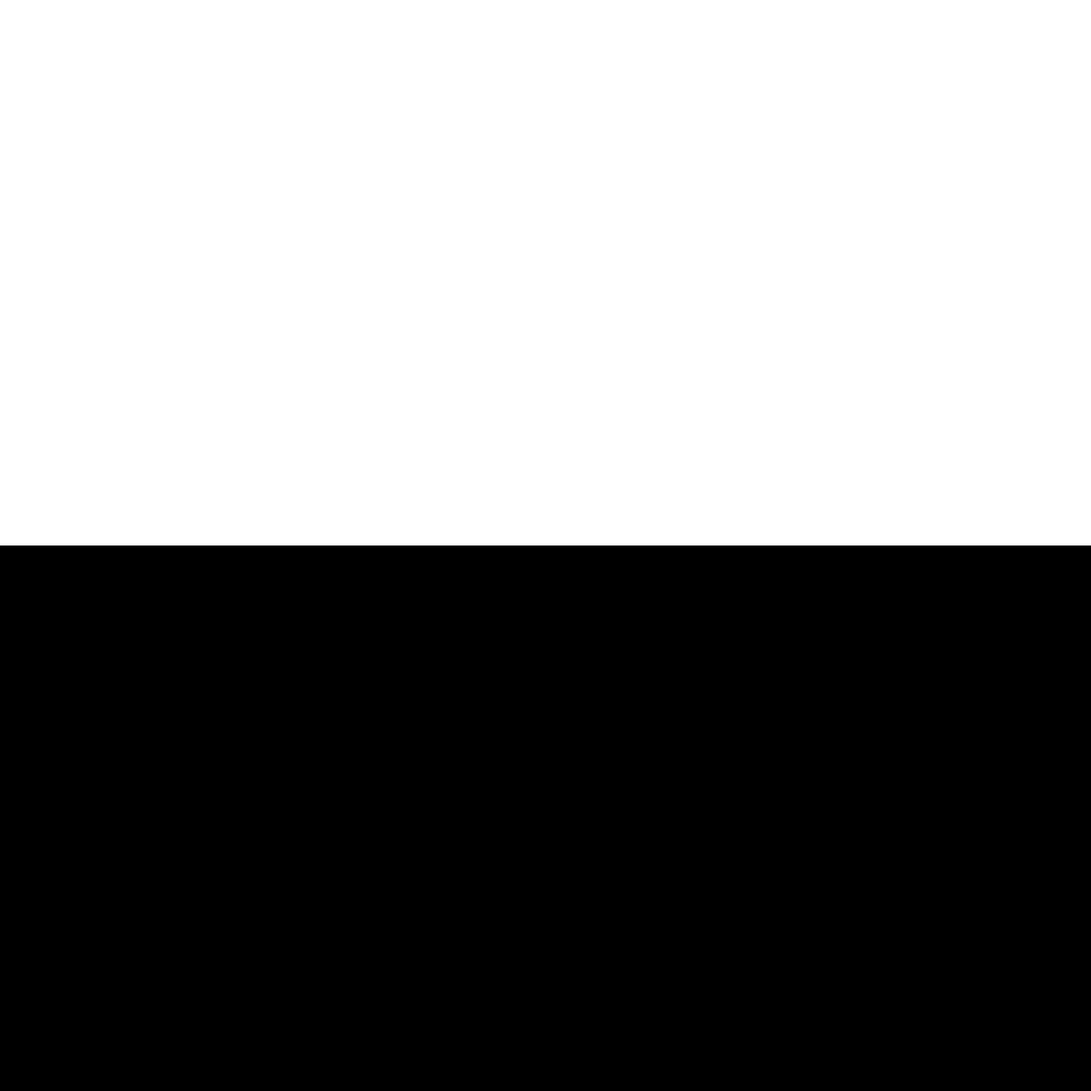
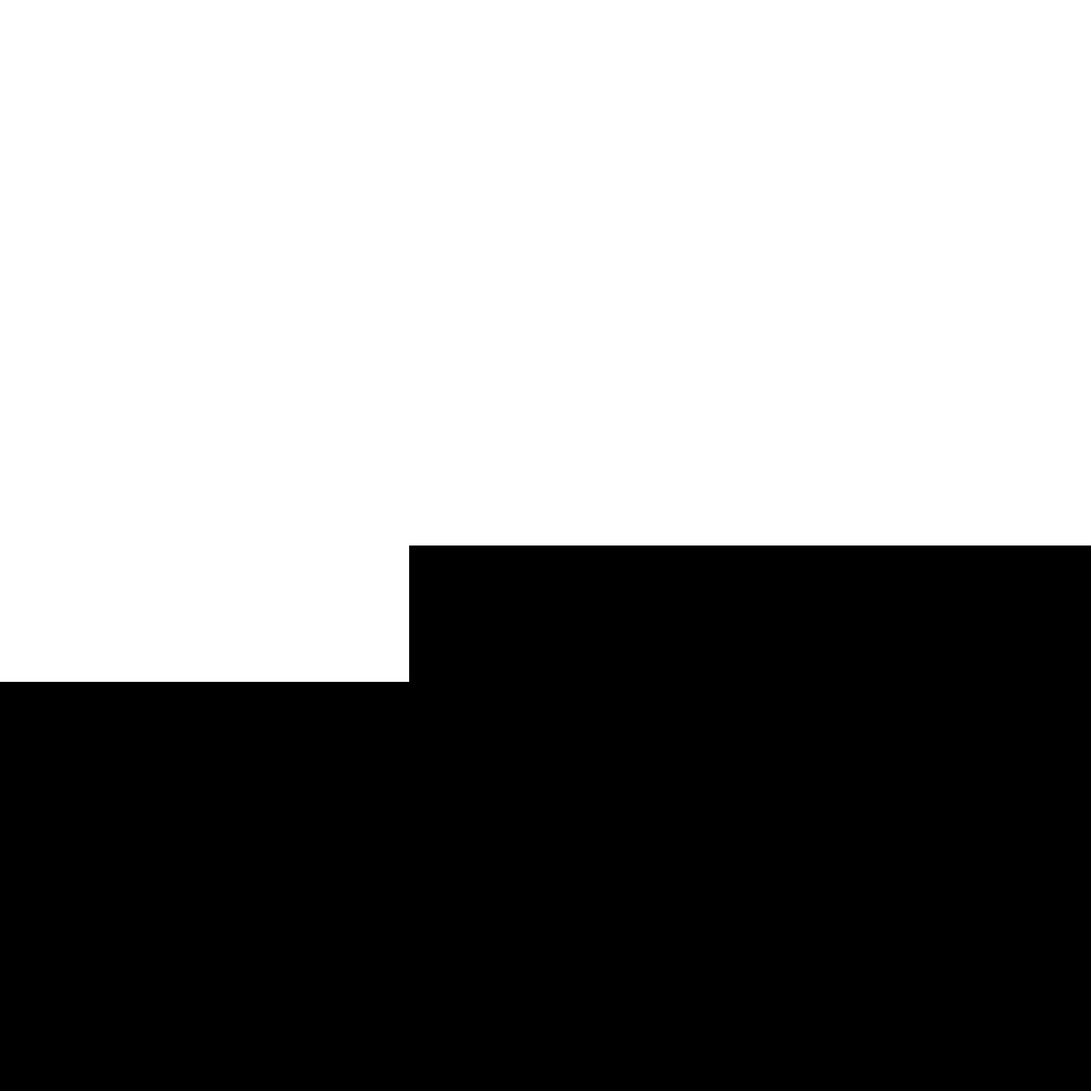
Layered file, before and after one edit (1091x1091). Changes by layer:
added layer "folder-home-outline.png" above "folder-outline.png" over [11, 568, 126, 660]
added layer "folder-outline.png" above "folder-arrow-left-outline.png" over [147, 568, 262, 660]
added layer "folder-arrow-left-outline.png" above "restore.png" over [284, 568, 399, 671]
painted on "RealmBuilderIcons.dds" over [0, 545, 410, 683]
